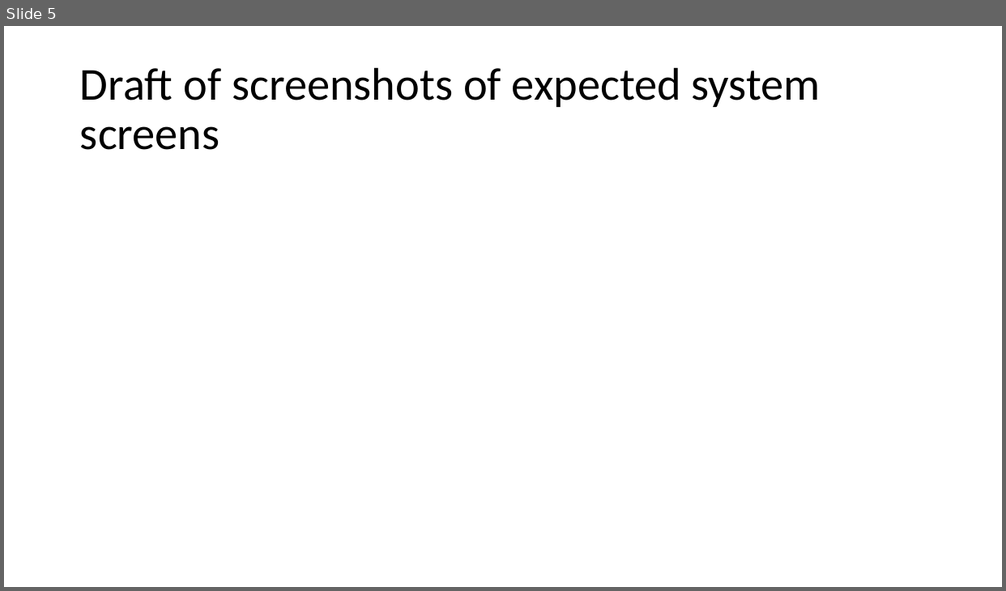
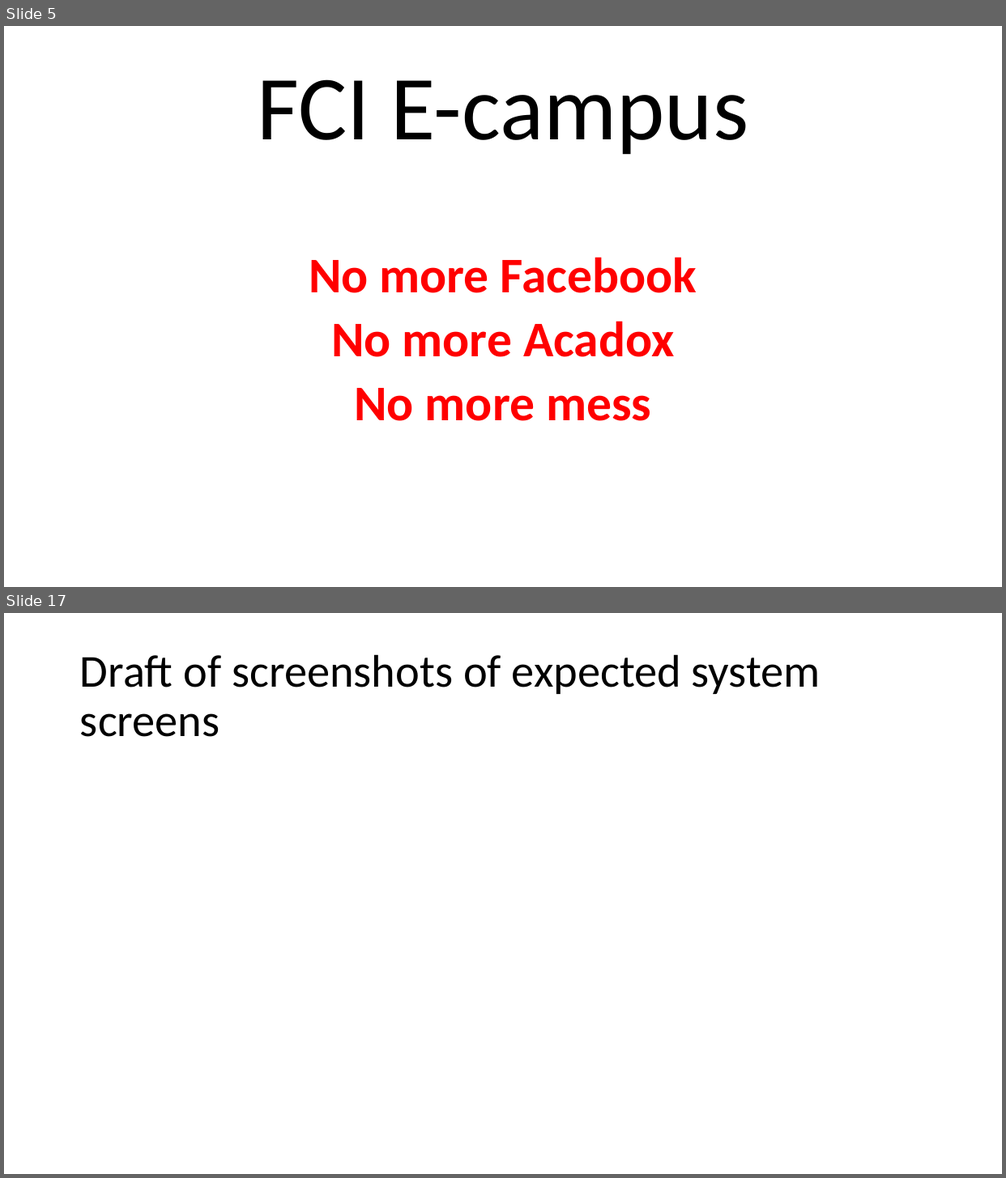
Before and after one commit to FCI-E-campus/fci-e-campus-docs, a slide deck: Mid-year document & presentation/FCI-CU-GP-Midyear-Presentation.pptx. Shown one above the other, each under a label of ours: slide 5 before the commit, slides 5 and 17 after it; the slides between them are not shown. The pictures are 1006x591 and 1006x1178 pixels, drawn with LibreOffice and Linux fonts; fonts in the diff are those of the drawing. Boxes give left, top, right and bottom in pixels: in the first picture for what was removed or moved away, otherwise in the second. Text is boxed around its words. In the diff, an @@ line names an element or a change of style, - is before the commit and + after.

```diff
--- a/Mid-year document & presentation/FCI-CU-GP-Midyear-Presentation.pptx
+++ b/Mid-year document & presentation/FCI-CU-GP-Midyear-Presentation.pptx
@@ slide 5 added at [4,26,1002,587], background #FFFFFF @@
@@ title added at [257,79,748,155], 88 pt, text #000000 @@
+FCI E-campus
@@ text added at [309,257,697,421], 48 pt, text #FF0000, bold @@
+No more Facebook
+No more Acadox
+No more mess
@@ what was slide 5 is now slide 17 @@
```
Also in this commit, not shown: 4 slides changed, 11 other slides added, 4 other files.
